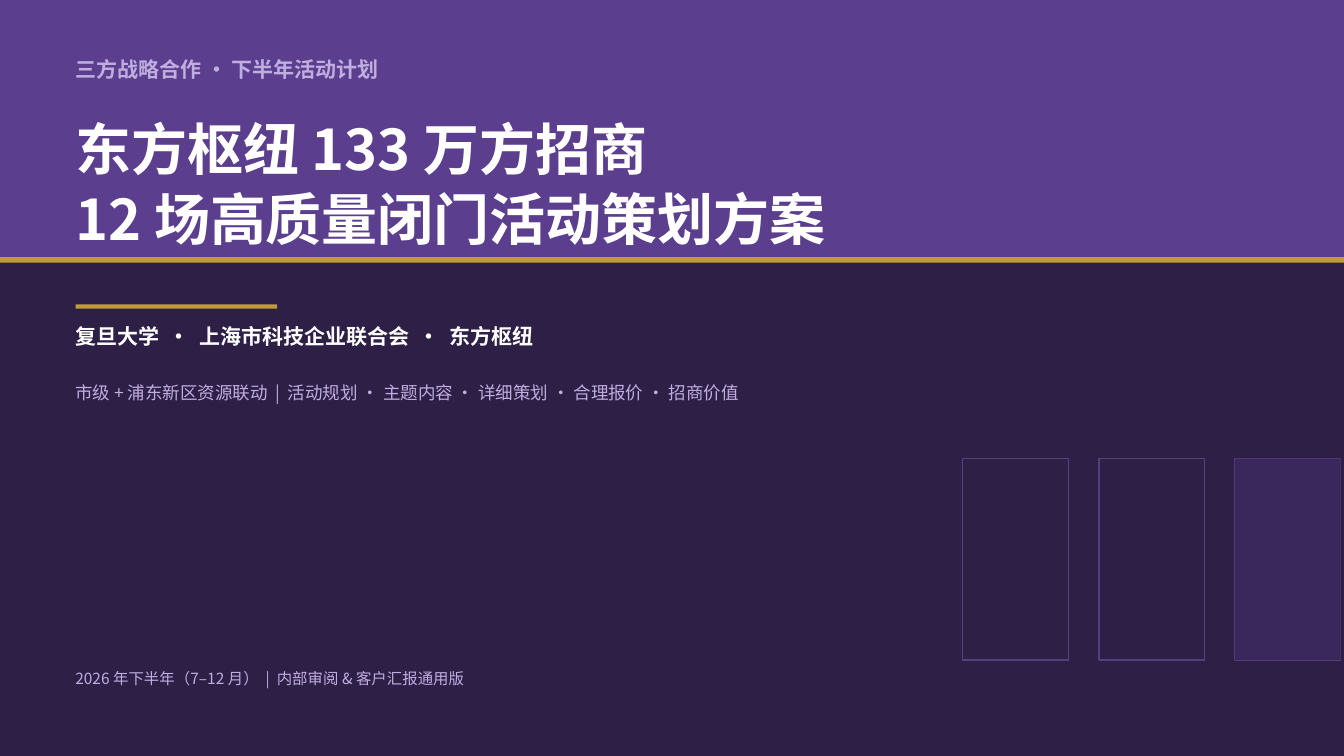
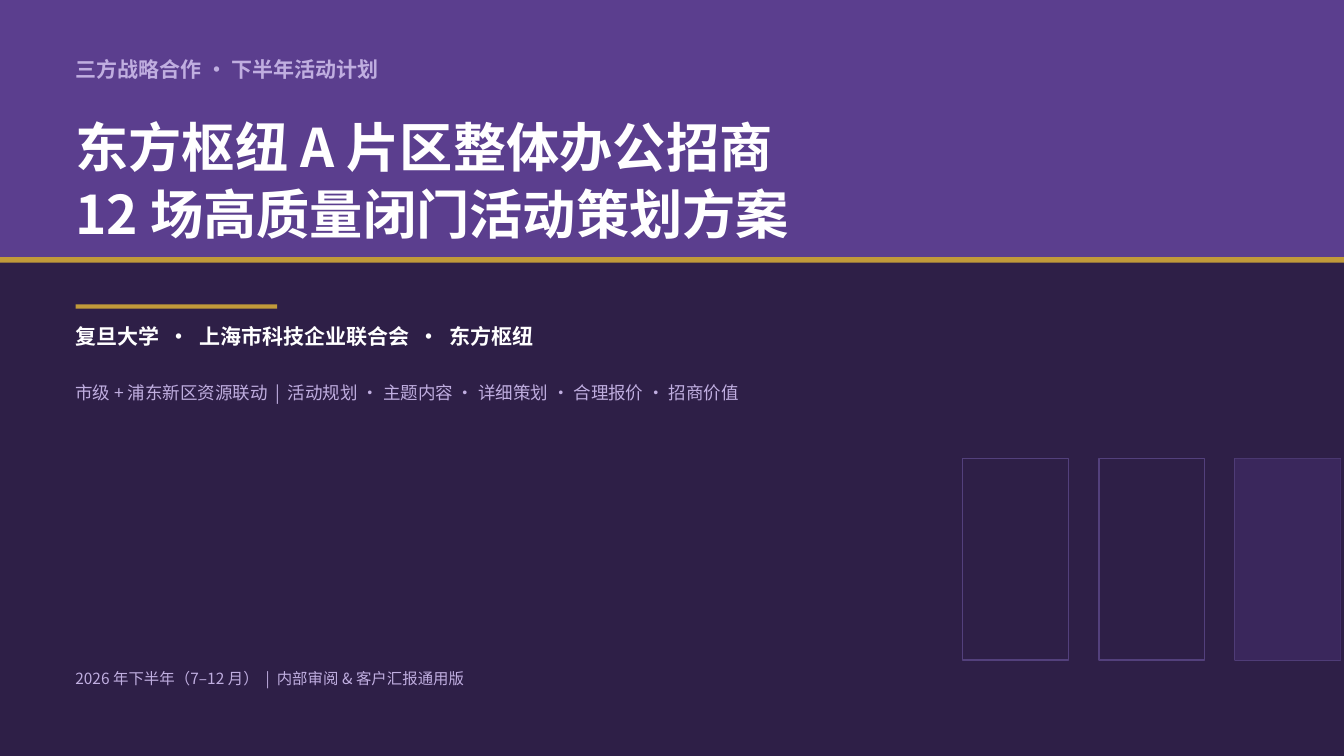
Before and after one commit to hujigang2010-maker/AIDEN, a slide deck: slide 1 of 东方枢纽三方合作计划_汇报PPT.pptx. Drawn at 1344x756 pixels with LibreOffice and Linux fonts; fonts in the diff are those of the drawing. Boxes give left, top, right and bottom in pixels: in the first picture for what was removed or moved away, otherwise in the second. Text is boxed around its words. In the diff, an @@ line names an element or a change of style, - is before the commit and + after.

```diff
--- a/东方枢纽三方合作计划_汇报PPT.pptx
+++ b/东方枢纽三方合作计划_汇报PPT.pptx
@@ text at (75,121,773,172): text changed; size 40 to 38 pt @@
-东方枢纽 133 万方招商
+东方枢纽 A 片区整体办公招商
@@ text at (75,188,789,239): size 40 to 38 pt in "12 场高质量闭门活动策划方案" @@
```
Also in this commit, not shown: 15 other slides changed, 1 slide added, 4 other files.
